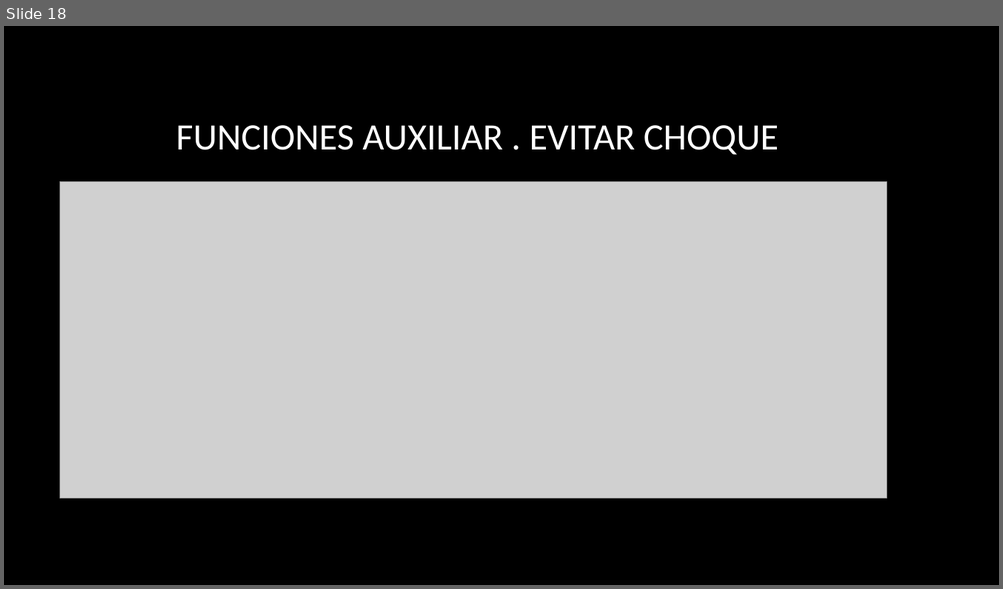
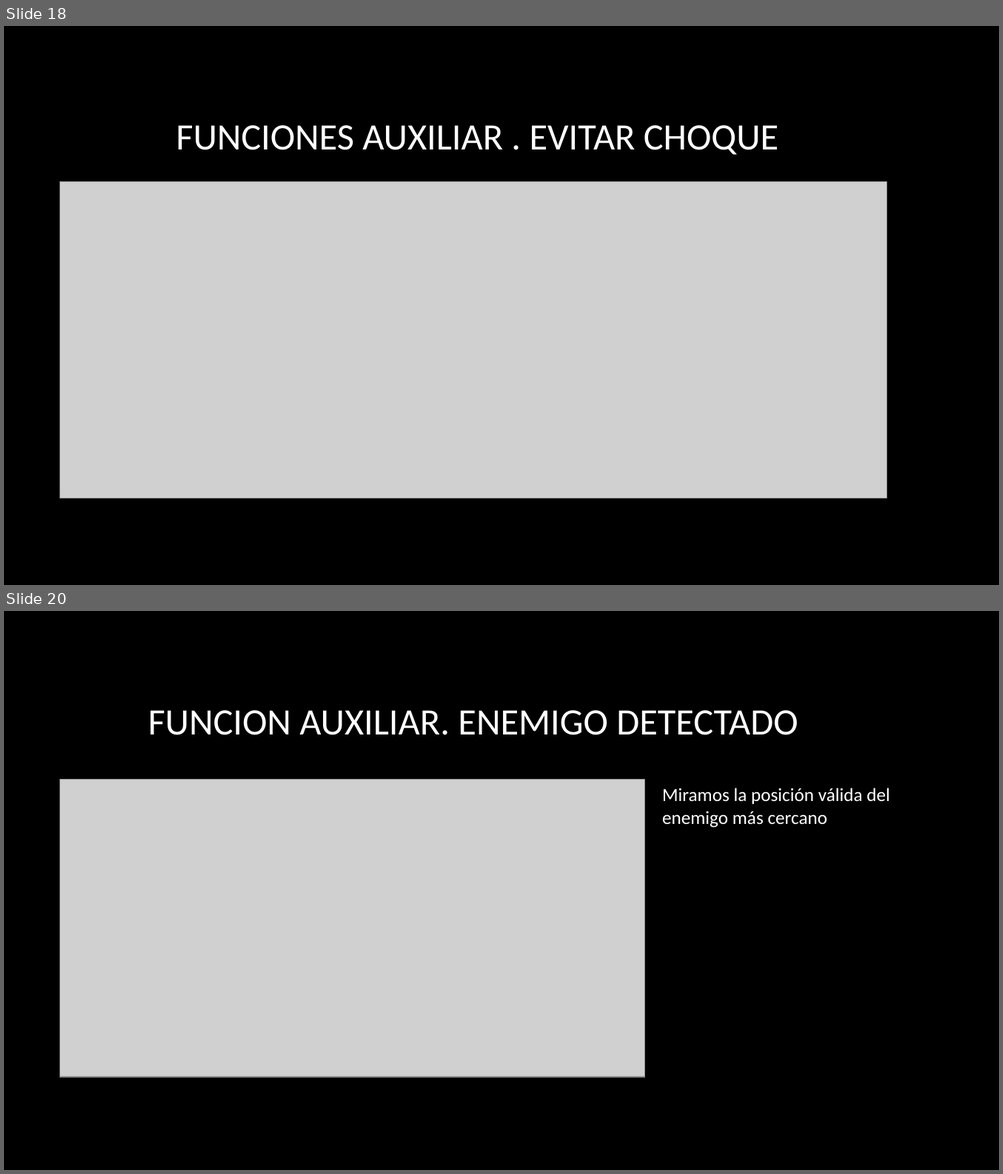
Before and after one commit to jtrivino95/bitxowars, a slide deck: powerPointIA.pptx. Shown one above the other, each under a label of ours: slide 18 before the commit, slides 18 and 20 after it; the slides between them are not shown. The pictures are 1003x589 and 1003x1174 pixels, drawn with LibreOffice and Linux fonts; fonts in the diff are those of the drawing; grey boxes stand for pictures; background and template pictures are left out. Boxes give left, top, right and bottom in pixels: in the first picture for what was removed or moved away, otherwise in the second. Text is boxed around its words. In the diff, an @@ line names an element or a change of style, - is before the commit and + after.

Commit message:
mas atacar enemigo

```diff
--- a/powerPointIA.pptx
+++ b/powerPointIA.pptx
@@ slide 20 added at (4,611,999,1170), background picture (left out) @@
@@ title added at (148,710,797,735), 36 pt, text #FFFFFF @@
+FUNCION AUXILIAR. ENEMIGO DETECTADO
@@ picture added at (60,780,645,1077) @@
@@ text added at (662,788,890,828), 18 pt, text #FFFFFF @@
+Miramos la posición válida del enemigo más cercano
```
Also in this commit, not shown: 1 slide changed, 1 other slide added.
